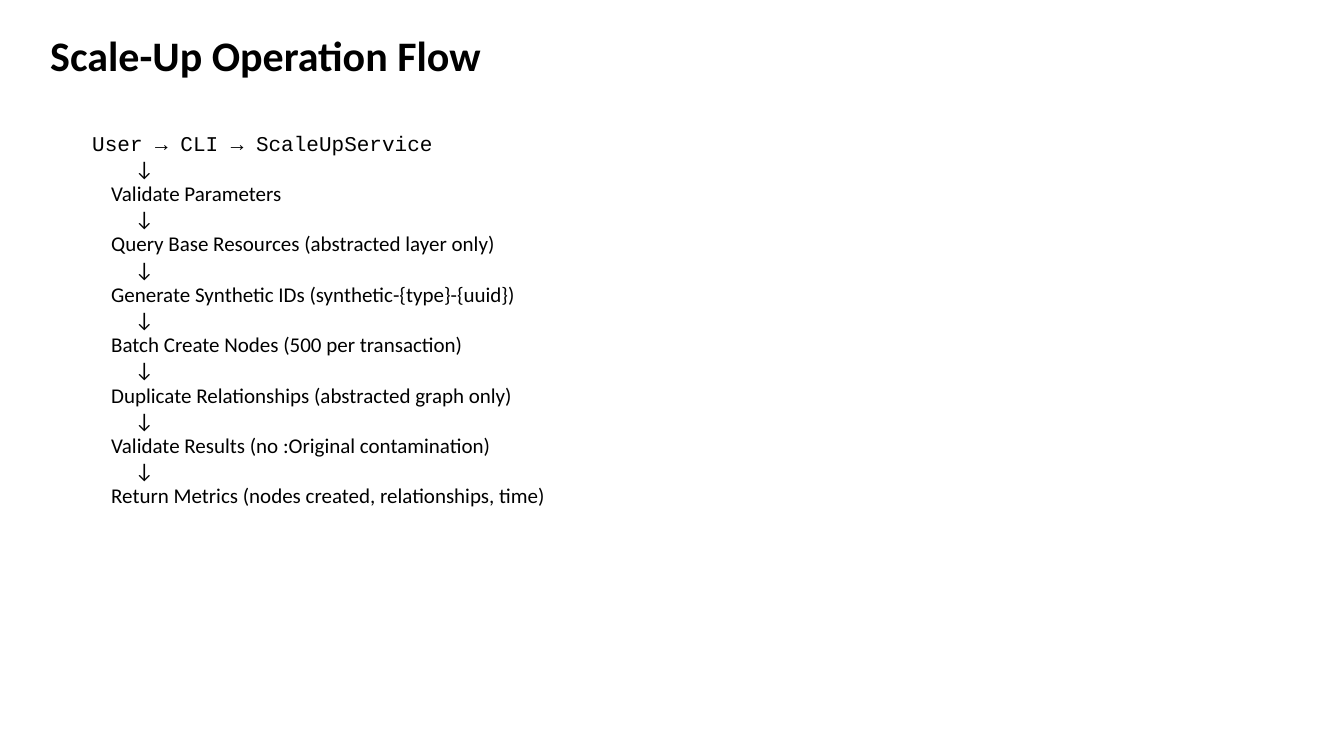
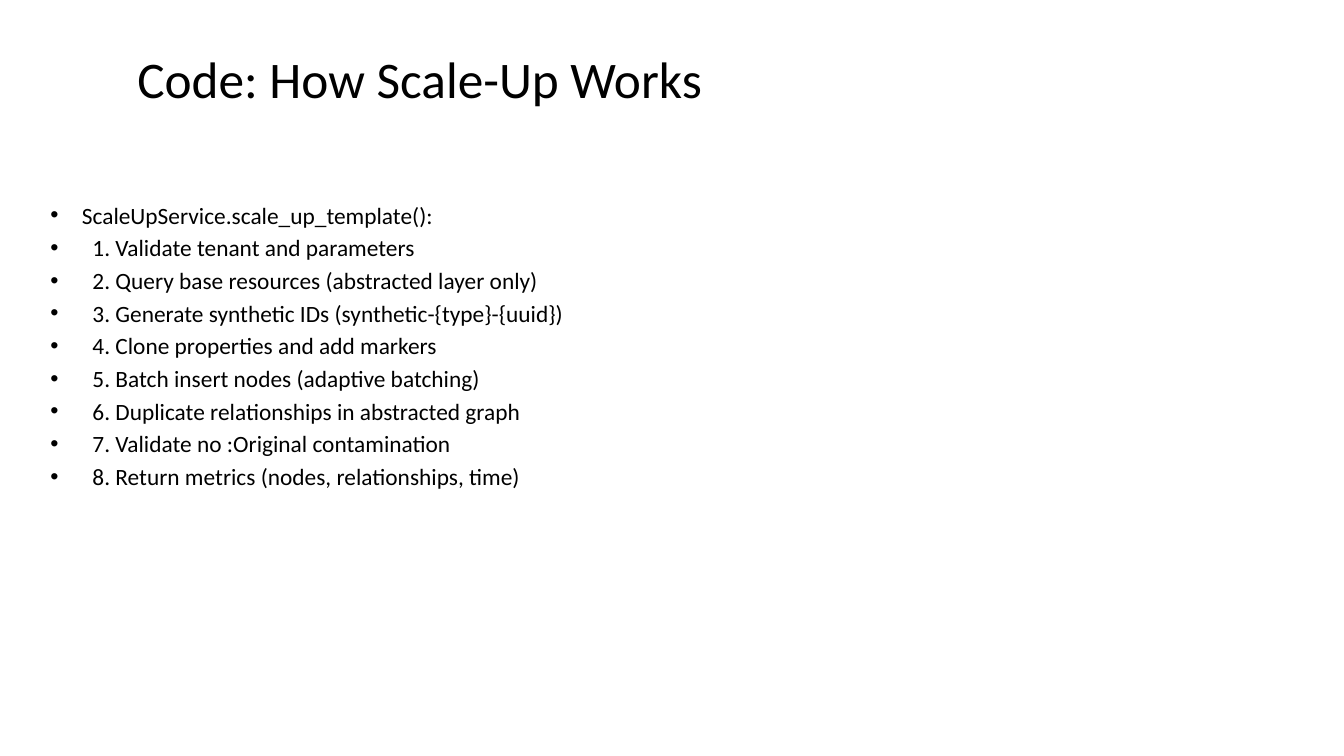
Before and after one commit to rysweet/azure-tenant-grapher, a slide deck: slide 12 of Scale_Operations_Implementation.pptx (slide 9 before the commit). Drawn at 1344x756 pixels with LibreOffice and Linux fonts; fonts in the diff are those of the drawing. Boxes give left, top, right and bottom in pixels: in the first picture for what was removed or moved away, otherwise in the second. Text is boxed around its words. In the diff, an @@ line names an element or a change of style, - is before the commit and + after.

```diff
--- a/Scale_Operations_Implementation.pptx
+++ b/Scale_Operations_Implementation.pptx
@@ text removed at <box>50,41,480,78</box> @@
-Scale-Up Operation Flow
@@ title added at <box>137,62,701,107</box>, 44 pt, text #000000 @@
+Code: How Scale-Up Works
@@ text at <box>82,207,563,489</box>: text changed; size 18 to 20 pt @@
-User → CLI → ScaleUpService
-↓
-Validate Parameters
-↓
-Query Base Resources (abstracted layer only)
-↓
-Generate Synthetic IDs (synthetic-{type}-{uuid})
-↓
-Batch Create Nodes (500 per transaction)
-↓
-Duplicate Relationships (abstracted graph only)
-↓
-Validate Results (no :Original contamination)
-↓
-Return Metrics (nodes created, relationships, time)
+• ScaleUpService.scale_up_template():
+• 1. Validate tenant and parameters
+• 2. Query base resources (abstracted layer only)
+• 3. Generate synthetic IDs (synthetic-{type}-{uuid})
+• 4. Clone properties and add markers
+• 5. Batch insert nodes (adaptive batching)
+• 6. Duplicate relationships in abstracted graph
+• 7. Validate no :Original contamination
+• 8. Return metrics (nodes, relationships, time)
```
Also in this commit, not shown: 6 other slides changed, 8 slides added, 4 slides removed.
